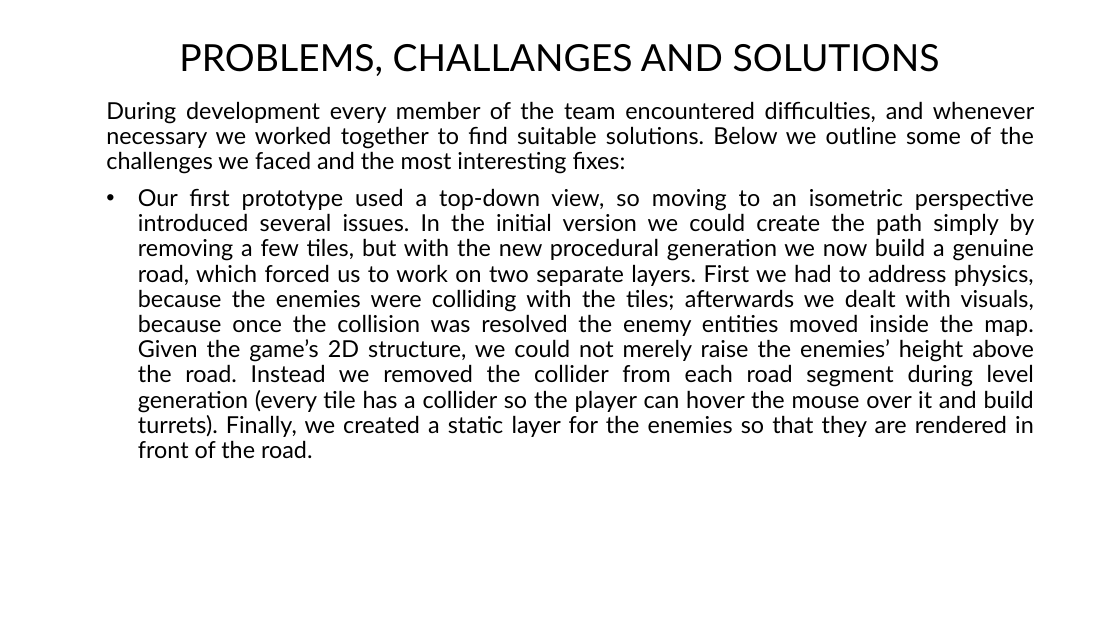
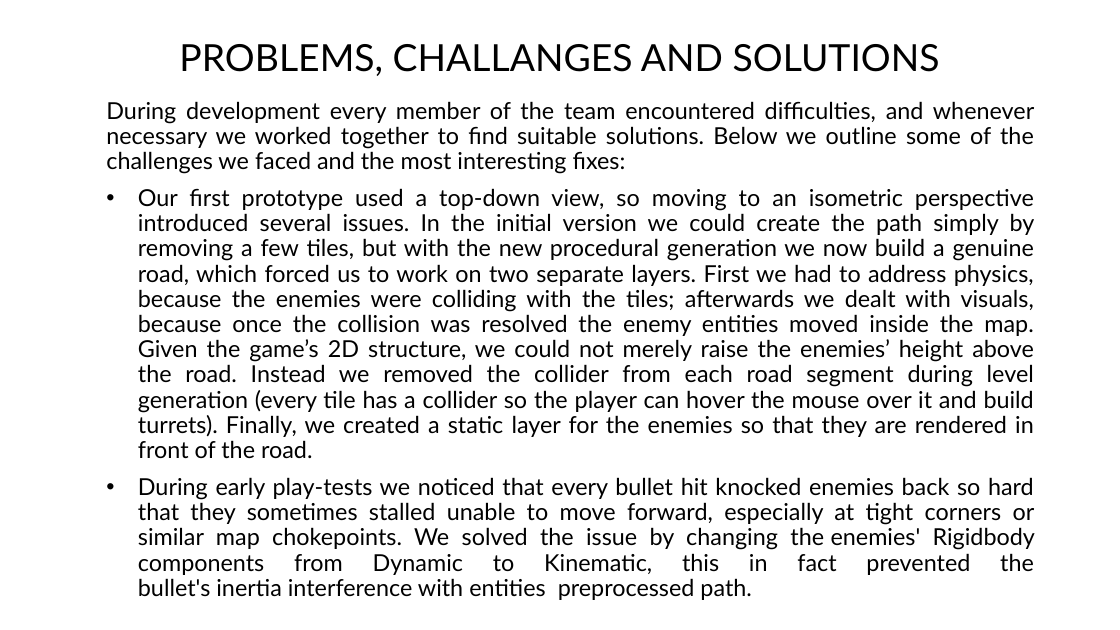
Before and after one commit to DheAnto/TowerDefence, a slide deck: slide 13 of Report Game Dev Eng version.pptx (slide 14 before the commit). Drawn at 1120x630 pixels with LibreOffice and Linux fonts; fonts in the diff are those of the drawing. Boxes give left, top, right and bottom in pixels: in the first picture for what was removed or moved away, otherwise in the second. Text is boxed around its words. In the diff, an @@ line names an element or a change of style, - is before the commit and + after.

```diff
--- a/Report Game Dev Eng version.pptx
+++ b/Report Game Dev Eng version.pptx
@@ text at bbox=[138, 477, 1035, 600]: paragraph added @@
+• During early play-tests we noticed that every bullet hit knocked enemies back so hard that they sometimes stalled unable to move forward, especially at tight corners or similar map chokepoints. We solved the issue by changing the enemies' Rigidbody components from Dynamic to Kinematic, this in fact prevented the bullet's inertia interference with entities preprocessed path.
```
Also in this commit, not shown: 1 other slide changed, 1 slide added, 1 slide removed.
